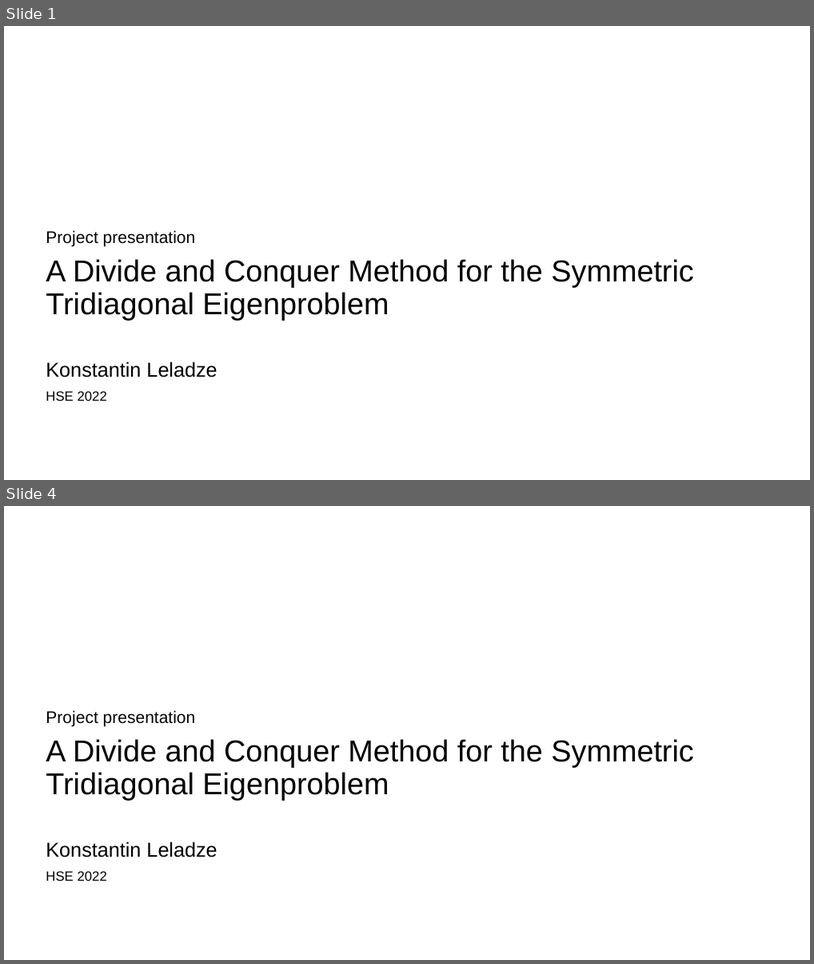
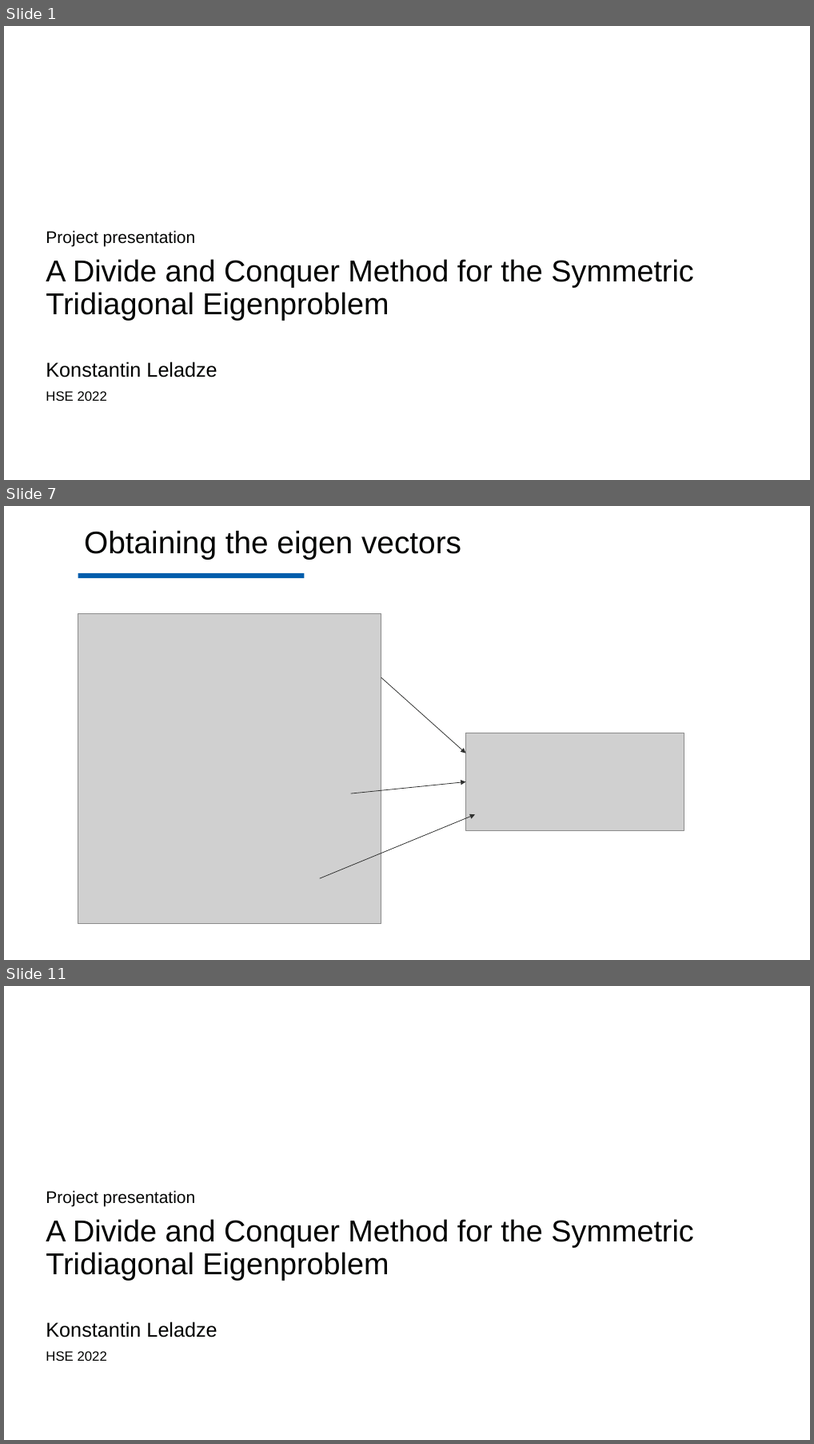
Before and after one commit to Costello1329/tridiagonal-matrix-eigen-problem, a slide deck: presentation.pptx. Shown one above the other, each under a label of ours: slides 1 and 4 before the commit, slides 1, 7 and 11 after it; the slides between them are not shown. The pictures are 814x964 and 814x1444 pixels, drawn with LibreOffice and Linux fonts; fonts in the diff are those of the drawing; grey boxes stand for pictures; background and template pictures are left out. Boxes give left, top, right and bottom in pixels: in the first picture for what was removed or moved away, otherwise in the second. Text is boxed around its words. In the diff, an @@ line names an element or a change of style, - is before the commit and + after.

```diff
--- a/presentation.pptx
+++ b/presentation.pptx
@@ slide 7 added at bbox=[4, 506, 810, 960], background #FEFEFE @@
@@ text added at bbox=[84, 531, 462, 559], 37 pt, text #020302 @@
+Obtaining the eigen vectors
@@ line added from (78, 576) to (304, 576), #015DAC 6 pt @@
@@ picture added at bbox=[78, 613, 382, 923] @@
@@ arrow added from (382, 677) to (466, 753), #313231 0.75 pt @@
@@ picture added at bbox=[466, 733, 684, 830] @@
@@ arrow added from (351, 793) to (466, 782), #313231 0.75 pt @@
@@ arrow added from (320, 878) to (475, 815), #313231 0.75 pt @@
@@ what was slide 4 is now slide 11 @@
```
Also in this commit, not shown: 8 other slides added, 2 slides removed, 1 other file.
